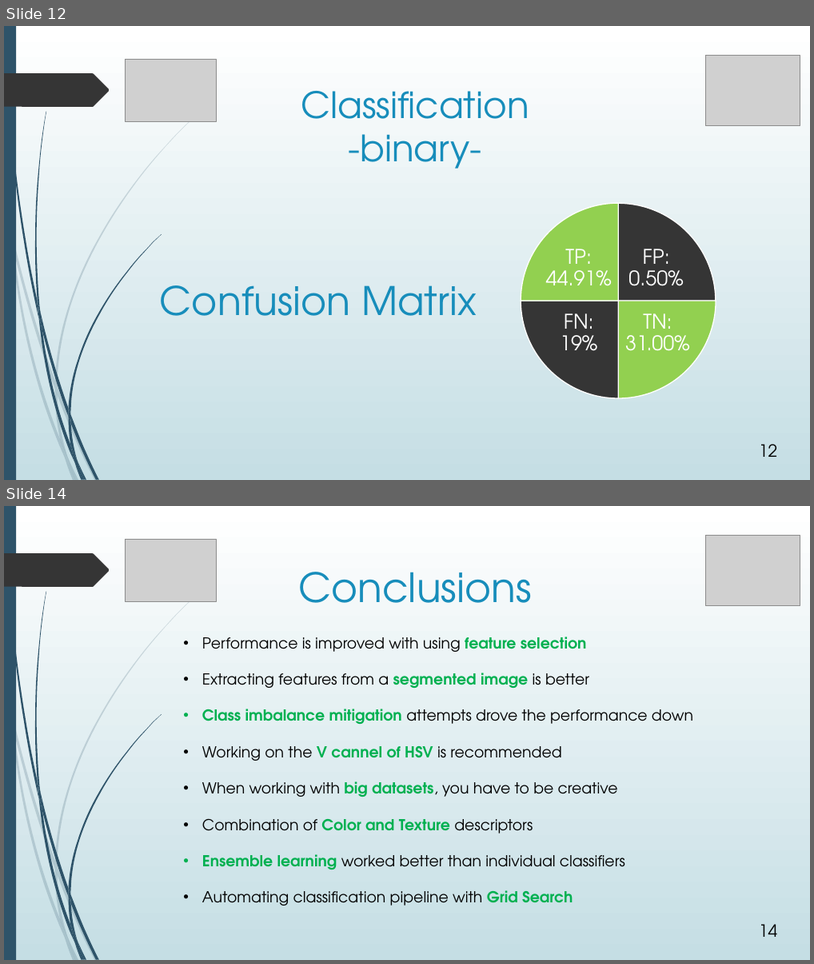
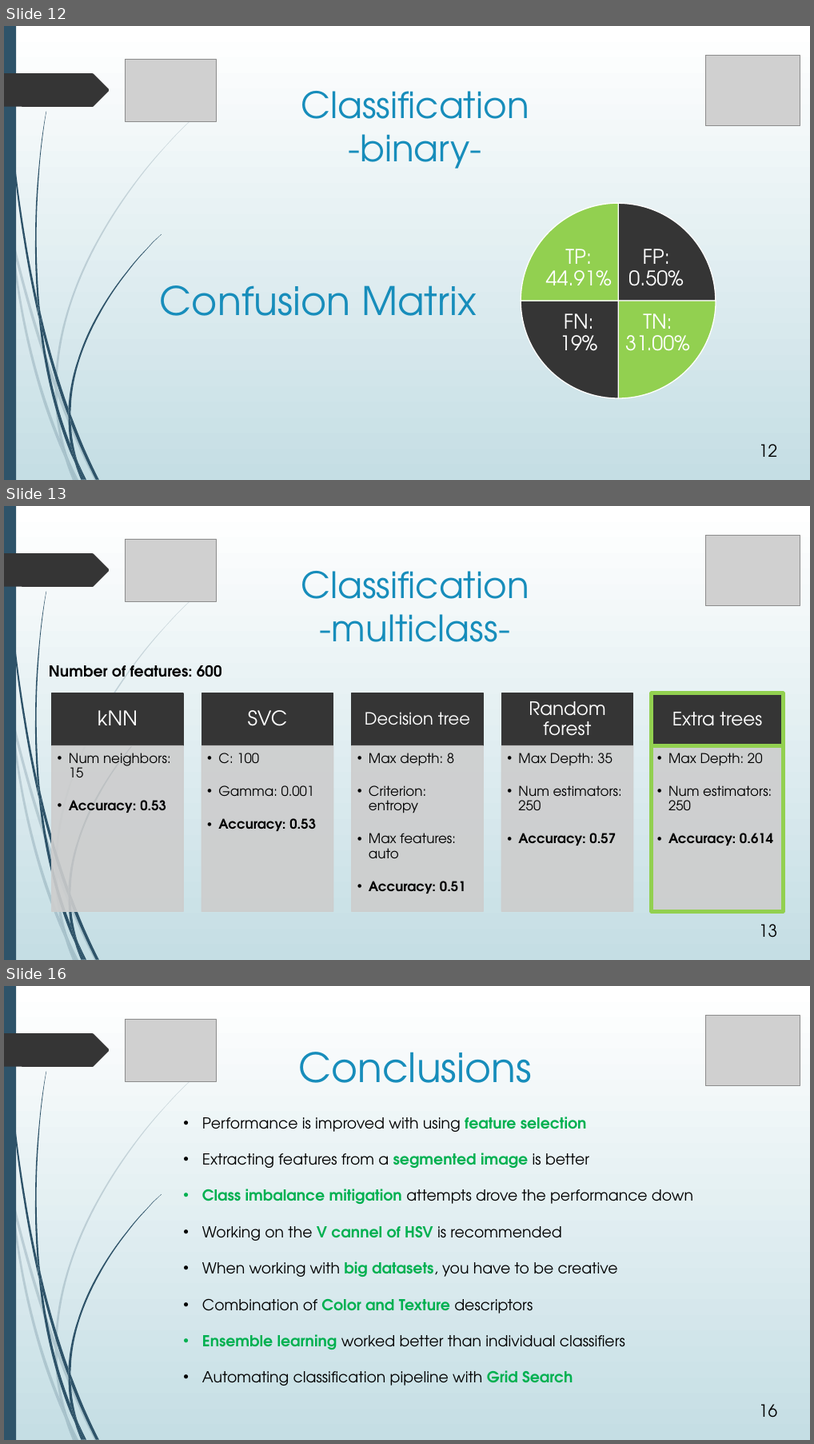
Before and after one commit to avasile96/CAD, a slide deck: Presentation_updated.pptx. Shown one above the other, each under a label of ours: slides 12 and 14 before the commit, slides 12, 13 and 16 after it; the slides between them are not shown. The pictures are 814x964 and 814x1444 pixels, drawn with LibreOffice and Linux fonts; fonts in the diff are those of the drawing; grey boxes stand for pictures. Boxes give left, top, right and bottom in pixels: in the first picture for what was removed or moved away, otherwise in the second. Text is boxed around its words. In the diff, an @@ line names an element or a change of style, - is before the commit and + after.

```diff
--- a/Presentation_updated.pptx
+++ b/Presentation_updated.pptx
@@ slide 13 added at (4,506,810,960), background gradient #FFFFFF to #C5DEE5; not listed: 24 template elements that a slide beside it also shows @@
@@ picture added at (125,540,216,601) @@
@@ picture added at (706,535,800,606) @@
@@ title added at (301,571,529,642), 43.2 pt, text #178DBB @@
+Classification
+-multiclass-
@@ text added at (49,665,222,677), 18 pt, text #000000, bold @@
+Number of features: 600
@@ group added at (52,693,784,911): 10 rectangles, 10 texts @@
+kNN
+  • Num neighbors: 15
+  • Accuracy: 0.53
+SVC
+  • C: 100
+  • Gamma: 0.001
+  • Accuracy: 0.53
+Decision tree
+  • Max depth: 8
+  • Criterion: entropy
+  • Max features: auto
+  • Accuracy: 0.51
+Random forest
+  • Max Depth: 35
+  • Num estimators: 250
+  • Accuracy: 0.57
+Extra trees
+  • Max Depth: 20
+  • Num estimators: 250
+  • Accuracy: 0.614
@@ page number added at (759,924,778,937), 20 pt, text #000000 @@
+13
@@ what was slide 14 is now slide 16 @@
@@ page number at (759,1404,778,1417): text changed @@
-14
+16
```
Also in this commit, not shown: 2 other slides added, 1 slide removed.
